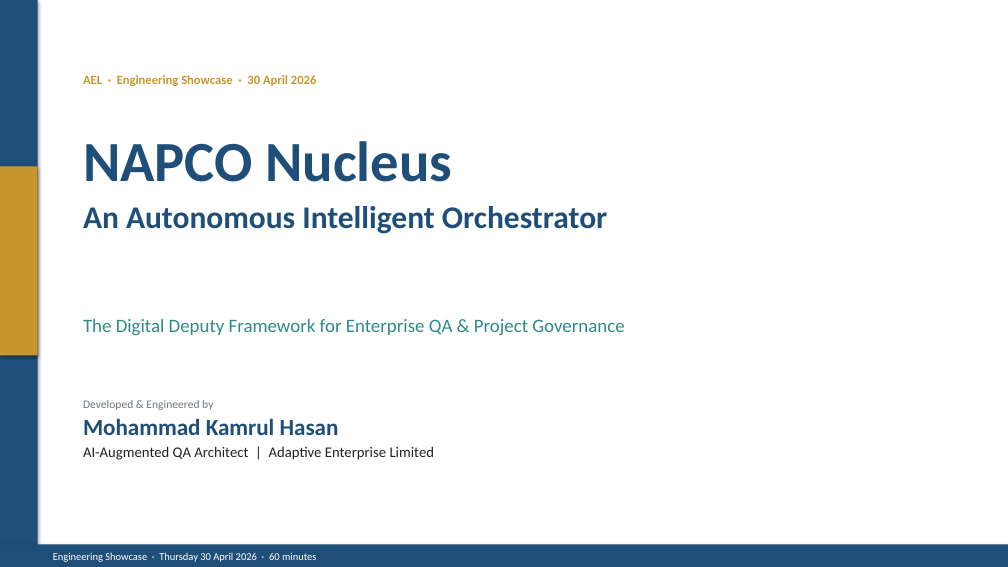
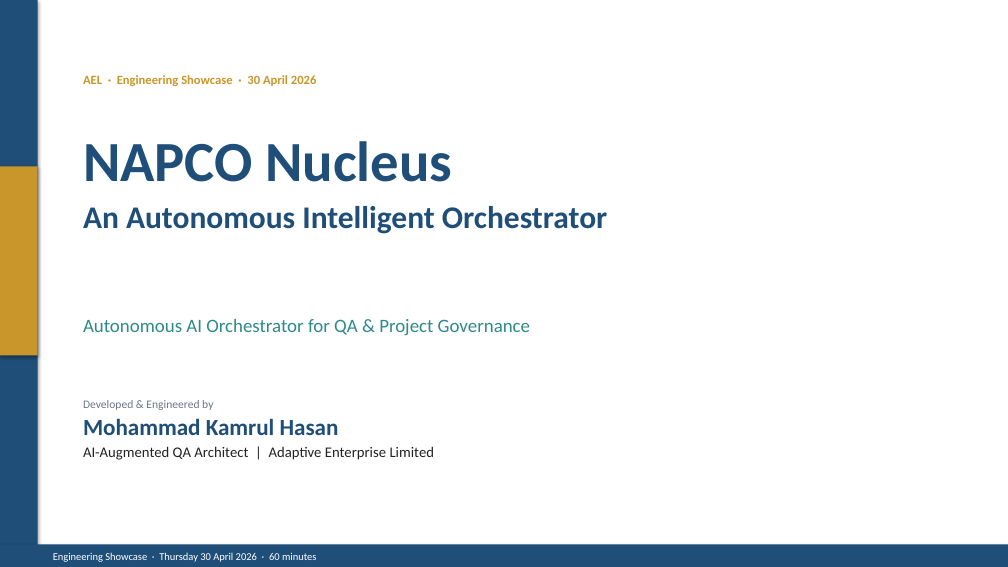
Before and after one commit to napco-labs/napco-nucleus, a slide deck: slide 1 of docs/NAPCO-Nucleus-Presentation.pptx. Drawn at 1008x567 pixels with LibreOffice and Linux fonts; fonts in the diff are those of the drawing. Boxes give left, top, right and bottom in pixels: in the first picture for what was removed or moved away, otherwise in the second. Text is boxed around its words. In the diff, an @@ line names an element or a change of style, - is before the commit and + after.

```diff
--- a/docs/NAPCO-Nucleus-Presentation.pptx
+++ b/docs/NAPCO-Nucleus-Presentation.pptx
@@ text at box(83, 319, 530, 336): text changed @@
-The Digital Deputy Framework for Enterprise QA & Project Governance
+Autonomous AI Orchestrator for QA & Project Governance
```
Also in this commit, not shown: 28 other slides changed, 2 slides added, 1 other file.
